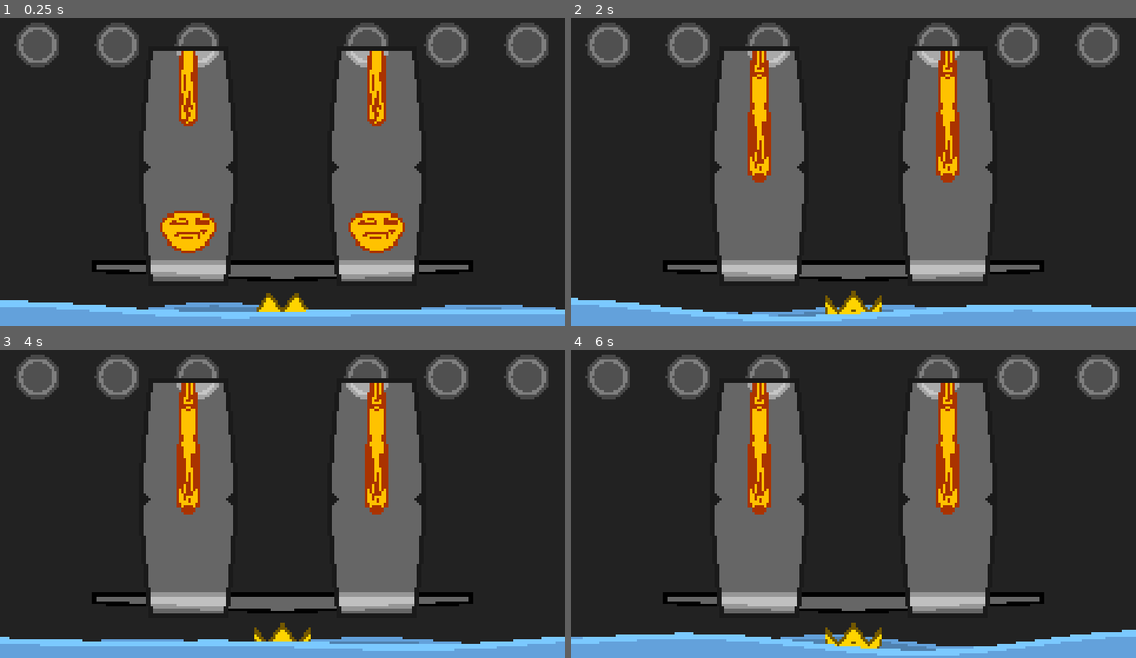
Above: before the commit, frames 1-4 (two rows, left to right).
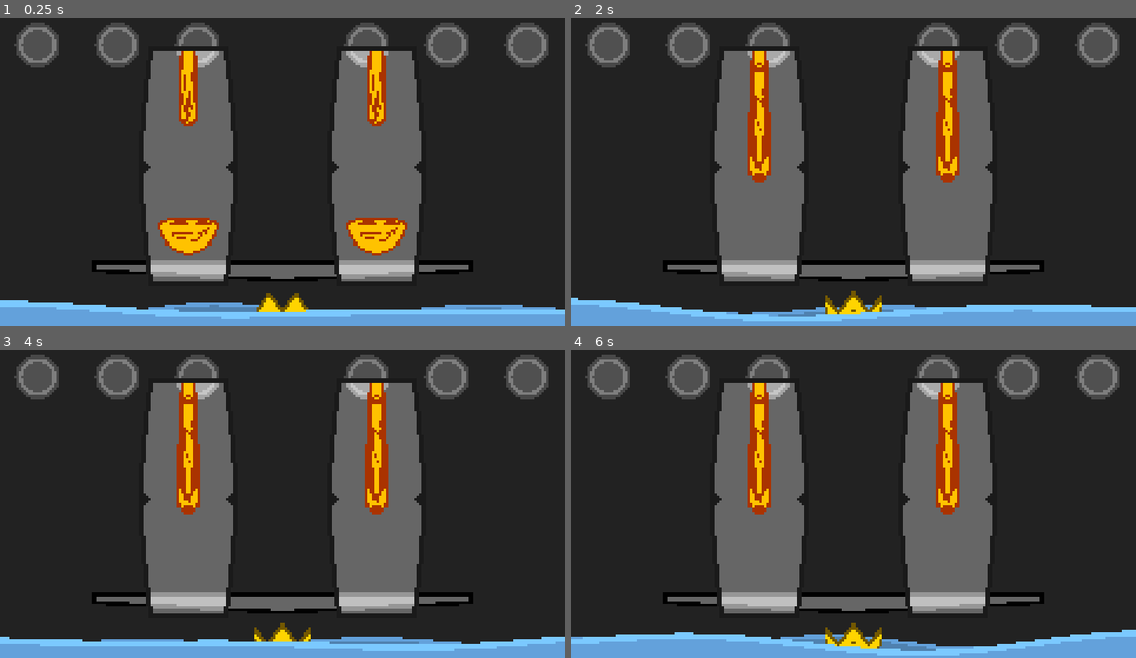
Above: after the commit, the same moments.

Repository: tm-nielsen/big-boy-balance-beam
Game: Godot game, scene res://scenes/root.tscn
Same seed, same stepped clock (60 frames per second), same inputs: the game is played once before the commit and once after it.
Inputs:
- Up to frame 1 (0.25 s): no input
- Up to frame 2 (2 s): tap Enter at 0.5 s
- Up to frame 3 (4 s): no input
- Up to frame 4 (6 s): no input

The runs differ from the first frame. In frame 1, 1.0% of the frame differs, in the area x 27-73%, y 62-78%; in frame 2, 0.8%; in frame 3, 0.8%; in frame 4, 0.8%.

Commit message:
Fixed selection carousel bug - moved selection carousel movement to physics process to fix squishing inconsistencies

Diff:
--- a/scripts/character_selection/selection_carousel.gd
+++ b/scripts/character_selection/selection_carousel.gd
@@ -43,11 +43,13 @@
   _create_items(item_viewport)
   item_count = items.size()
 
-func _process(delta: float):
+func _process(_delta: float):
   if !visible: return
   if Engine.is_editor_hint(): queue_redraw()
   elif is_numbered_action_just_pressed('button'):
     _select_item()
+
+func _physics_process(delta: float):
   _process_movement(delta)
   _move_items()
 
